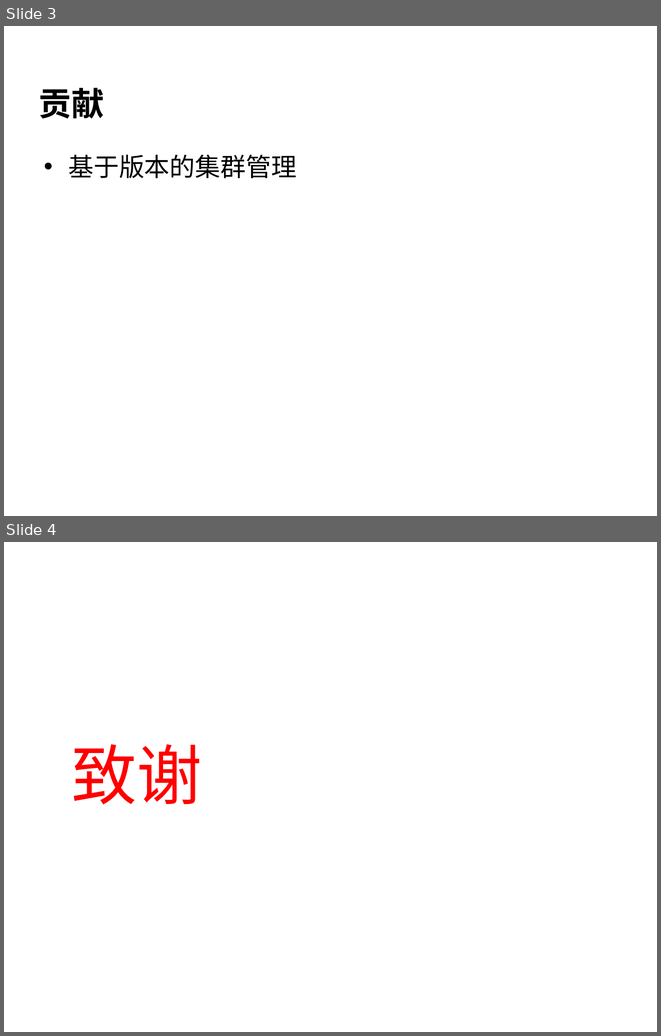
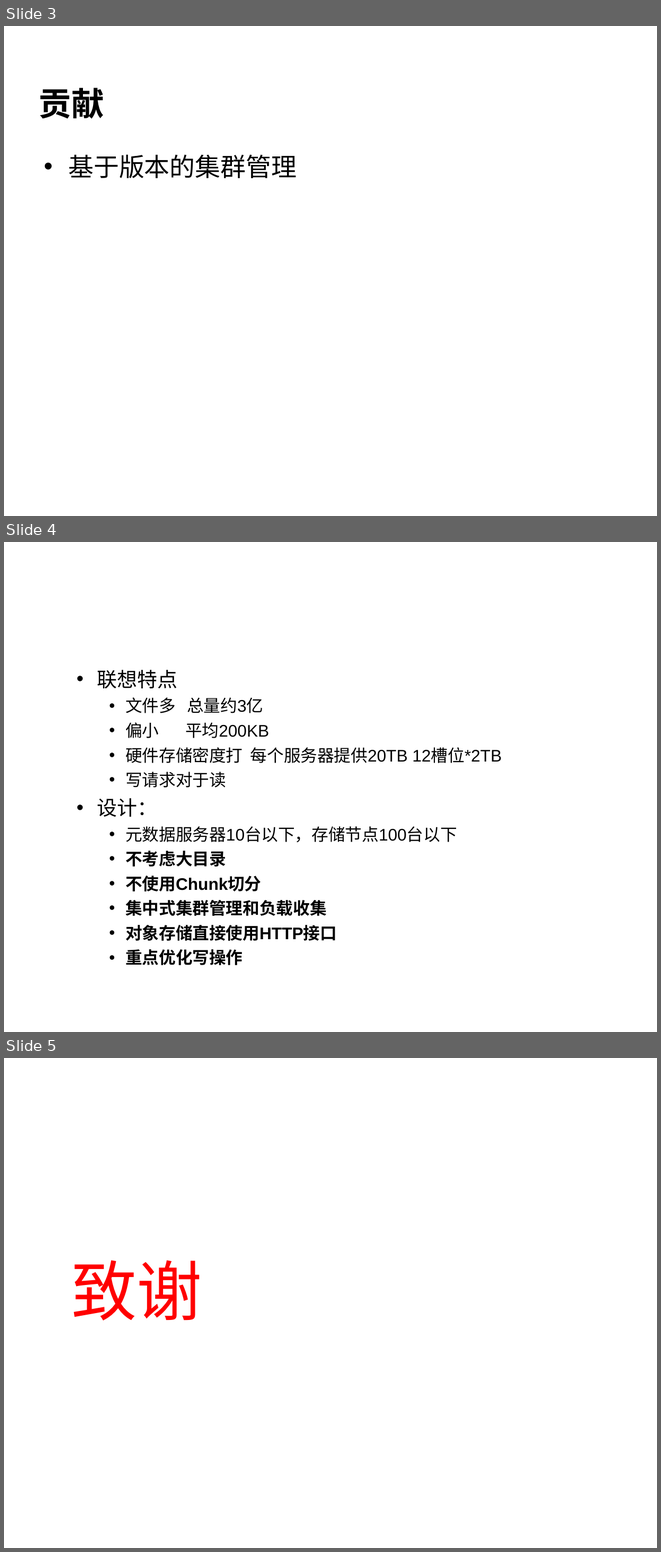
Before and after one commit to cheliequan/idning-paper, a slide deck: draft/答辩.ppt. Shown one above the other, each under a label of ours: slides 3 and 4 before the commit, slides 3, 4 and 5 after it. The pictures are 661x1036 and 661x1552 pixels, drawn with LibreOffice and Linux fonts; fonts in the diff are those of the drawing; background and template pictures are left out. Boxes give left, top, right and bottom in pixels: in the first picture for what was removed or moved away, otherwise in the second. Text is boxed around its words. In the diff, an @@ line names an element or a change of style, - is before the commit and + after.

```diff
--- a/draft/答辩.ppt
+++ b/draft/答辩.ppt
@@ slide 4 added at box(4, 542, 657, 1032), background picture (left out) @@
@@ text added at box(97, 670, 502, 965), 18.5 pt, text #000000 @@
+  • 联想特点
+    • 文件多 总量约3亿
+    • 偏小 平均200KB
+    • 硬件存储密度打 每个服务器提供20TB 12槽位*2TB
+    • 写请求对于读
+  • 设计：
+    • 元数据服务器10台以下，存储节点100台以下
+    • 不考虑大目录
+    • 不使用Chunk切分
+    • 集中式集群管理和负载收集
+    • 对象存储直接使用HTTP接口
+    • 重点优化写操作
@@ what was slide 4 is now slide 5 @@
```
Also in this commit, not shown: 1 other file.
